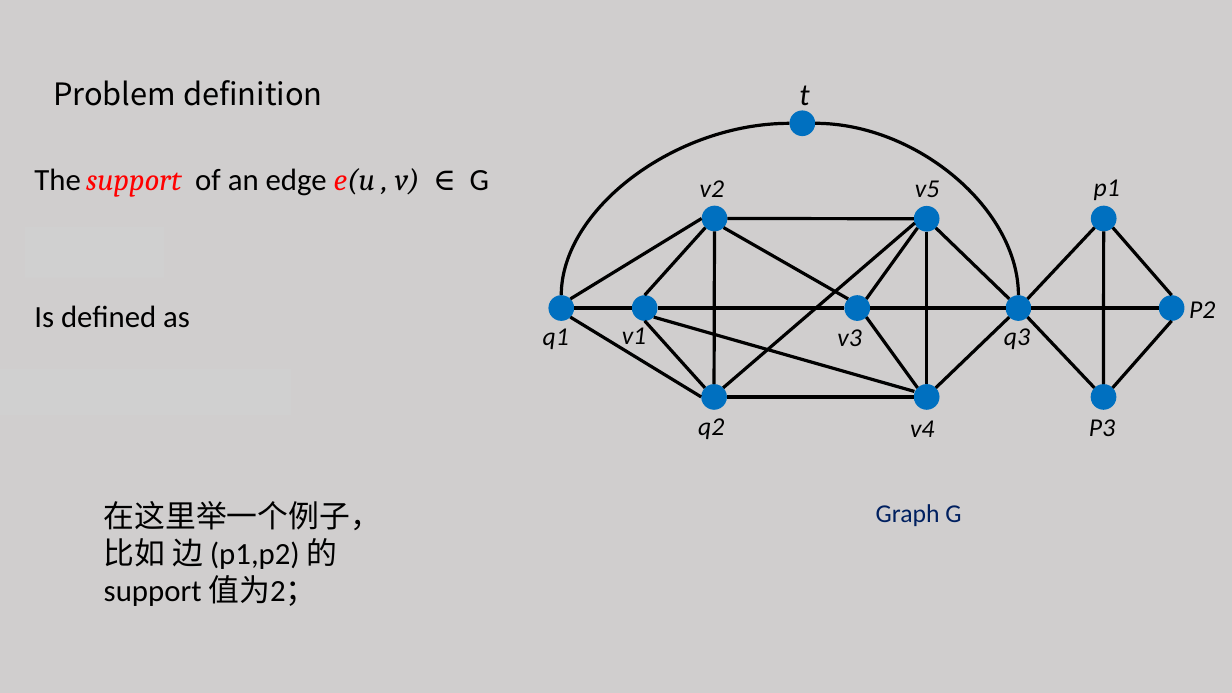
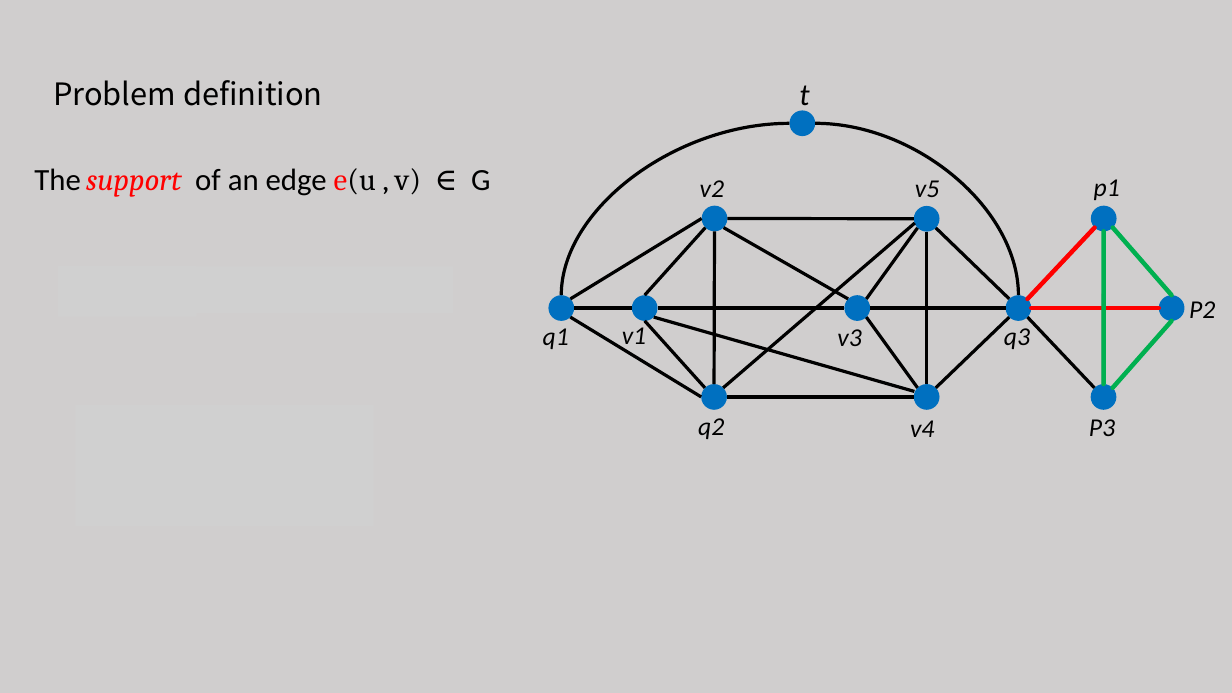
Before and after one commit to tianzhuwei/PPT, a slide deck: slide 3 of Approximate Closest Community Search in Networks.pptx. Drawn at 1232x693 pixels with LibreOffice and Linux fonts; fonts in the diff are those of the drawing; grey boxes stand for pictures. Boxes give left, top, right and bottom in pixels: in the first picture for what was removed or moved away, otherwise in the second. Text is boxed around its words. In the diff, an @@ line names an element or a change of style, - is before the commit and + after.

Commit message:
update

```diff
--- a/Approximate Closest Community Search in Networks.pptx
+++ b/Approximate Closest Community Search in Networks.pptx
@@ text "The support of an edge ..." at (34,168,490,197): italic off in "e(u , v)" @@
@@ line added from (1095, 227) to (1028, 299), #FF0000 3.5 pt @@
@@ line added from (1104, 231) to (1104, 384), #00B050 3.5 pt @@
@@ line added from (1113, 227) to (1172, 295), #00B050 3.5 pt @@
@@ picture added at (58,266,197,317) @@
@@ picture added at (176,266,454,312) @@
@@ text removed at (34,305,190,328) @@
-Is defined as
@@ line added from (1031, 308) to (1159, 308), #FF0000 3.5 pt @@
@@ line added from (1172, 321) to (1113, 388), #00B050 3.5 pt @@
@@ picture added at (76,405,374,526) @@
@@ text removed at (104,501,381,606) @@
-在这里举一个例子，比如 边 (p1,p2) 的support 值为2；
@@ text removed at (876,504,961,526) @@
-Graph G
```
Also in this commit, not shown: 7 other slides changed, 1 slide removed.
